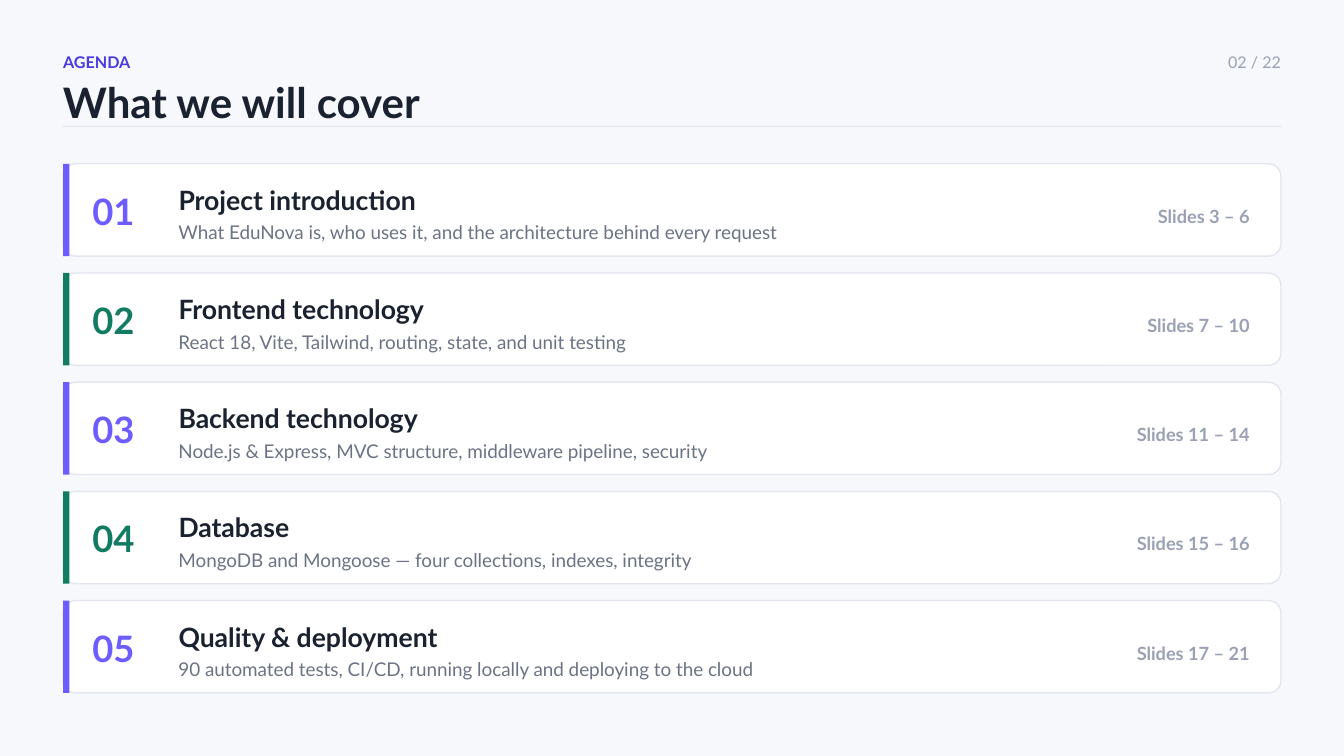
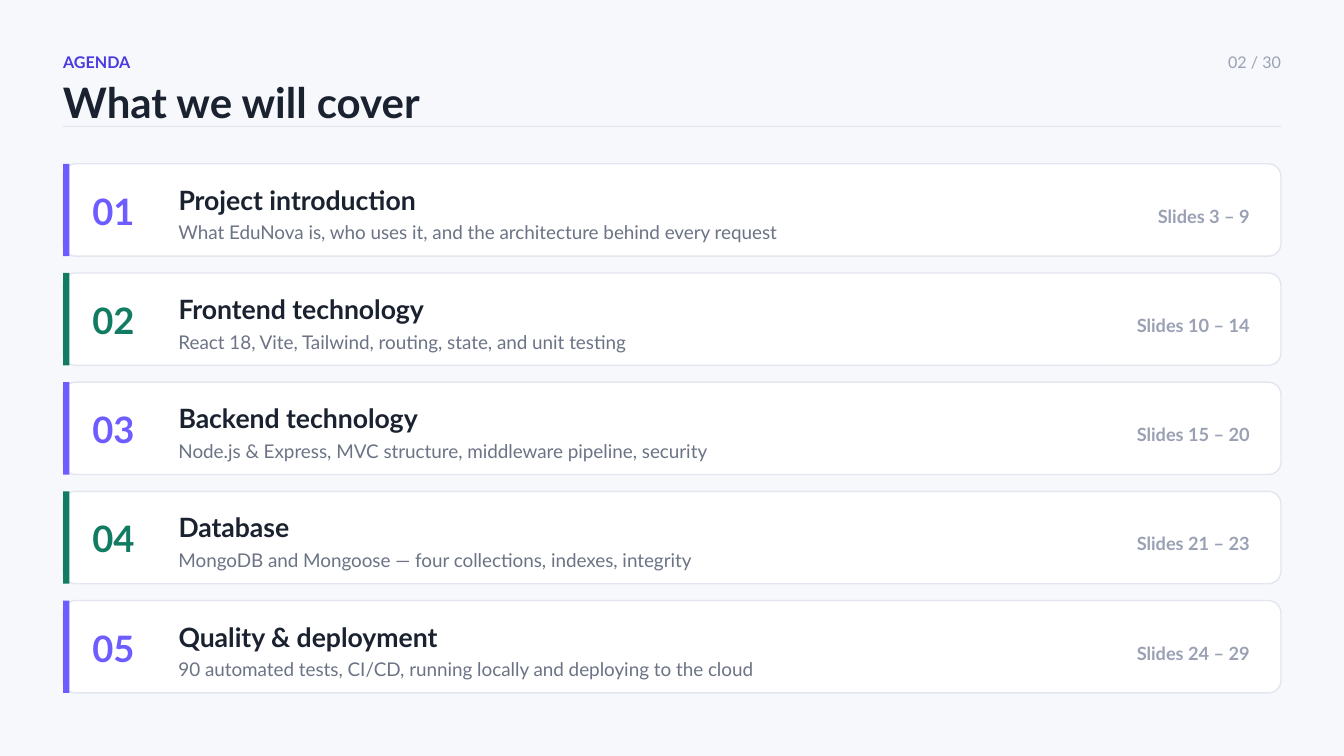
Before and after one commit to jackdangdev/LMS-web, a slide deck: slide 2 of docs/EduNova-Customer-Presentation.pptx. Drawn at 1344x756 pixels with LibreOffice and Linux fonts; fonts in the diff are those of the drawing. Boxes give left, top, right and bottom in pixels: in the first picture for what was removed or moved away, otherwise in the second. Text is boxed around its words. In the diff, an @@ line names an element or a change of style, - is before the commit and + after.

```diff
--- a/docs/EduNova-Customer-Presentation.pptx
+++ b/docs/EduNova-Customer-Presentation.pptx
@@ text at box(1228, 56, 1281, 68): text changed @@
-02 / 22
+02 / 30
@@ text at box(1158, 209, 1250, 223): text changed @@
-Slides 3 – 6
+Slides 3 – 9
@@ text at box(1137, 318, 1250, 332): text changed @@
-Slides 7 – 10
+Slides 10 – 14
@@ text at box(1137, 427, 1250, 441): text changed @@
-Slides 11 – 14
+Slides 15 – 20
@@ text at box(1137, 536, 1250, 550): text changed @@
-Slides 15 – 16
+Slides 21 – 23
@@ text at box(1137, 646, 1250, 660): text changed @@
-Slides 17 – 21
+Slides 24 – 29
```
Also in this commit, not shown: 19 other slides changed, 8 slides added, 1 other file.
